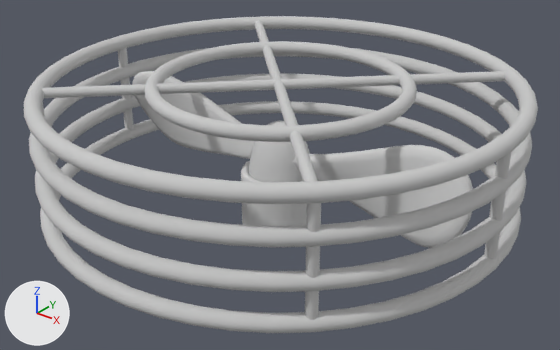
What one commit did to the Blender file development/flash/assets/props/fan/fan.blend.
One viewpoint serves both versions: a camera (50 mm lens) standing at (95.5, -118.7, 86.2) and looking at (2.3, -2.2, 14.0). Arrows for +X, +Y and +Z are at lower left; the lights stay in place.

Before the edit, the objects in view are built like this:
```python
me_propeller = bpy.data.meshes.new('Propeller')
me_propeller.from_pydata(...)  # 791 vertices, 760 faces; spans x -44.5..44.5, y -7.3..7.4, z 8.5..28.9
me_propeller.polygons.foreach_set('use_smooth', [True] * 760)
me_propeller.materials.append(mat_propeller)  # light grey #d0d0d0
me_propeller_base = bpy.data.meshes.new('Propeller_Base')
me_propeller_base.from_pydata(...)  # 392 vertices, 364 faces; spans x -8.5..8.5, y -8.5..8.6, z -0.3..13.4
me_propeller_base.polygons.foreach_set('use_smooth', [True] * 364)
me_propeller_base.materials.append(mat_propeller)  # light grey #d0d0d0
me_propeller_guard = bpy.data.meshes.new('PROPELLER_GUARD')
me_propeller_guard.from_pydata(...)  # 7380 vertices, 7272 faces; spans x -50.4..50.5, y -50.5..50.3, z 7.5..34.2
me_propeller_guard.polygons.foreach_set('use_smooth', [True] * 7272)
me_propeller_guard.materials.append(mat_default)  # light grey #cacaca
ob_fanaxis = bpy.data.objects.new('FanAxis', me_propeller_base)
ob_fanaxis.location = (1.1, -0.5, 1.0)
ob_fanblades = bpy.data.objects.new('FanBlades', me_propeller)
ob_fanblades.location = (1.1, -0.5, 1.0)
ob_fanguard = bpy.data.objects.new('FanGuard', me_propeller_guard)
ob_fanguard.location = (1.1, -0.5, 1.0)
```
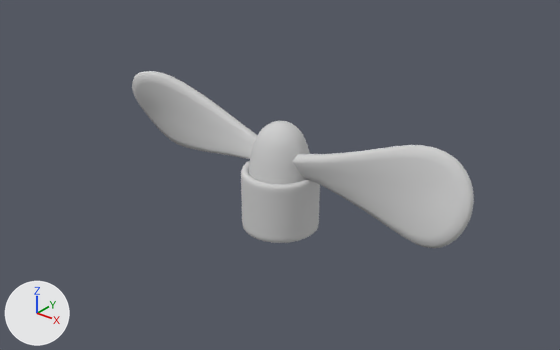
Pixel boxes (x1, y1, x2, y2) of what changed, in the pictures (560 x 350 px):
'FanGuard', deleted: before (24, 16, 538, 333)
'FanAxis', unchanged, uncovered by the edit: before (241, 161, 307, 226); after (241, 161, 320, 243)

The change, as a list of edits to the scene's bpy script:
```text
Remove ob_fanguard:
    ob_fanguard = bpy.data.objects.new('FanGuard', me_propeller_guard)
    ob_fanguard.location = (1.1, -0.5, 1.0)
```
